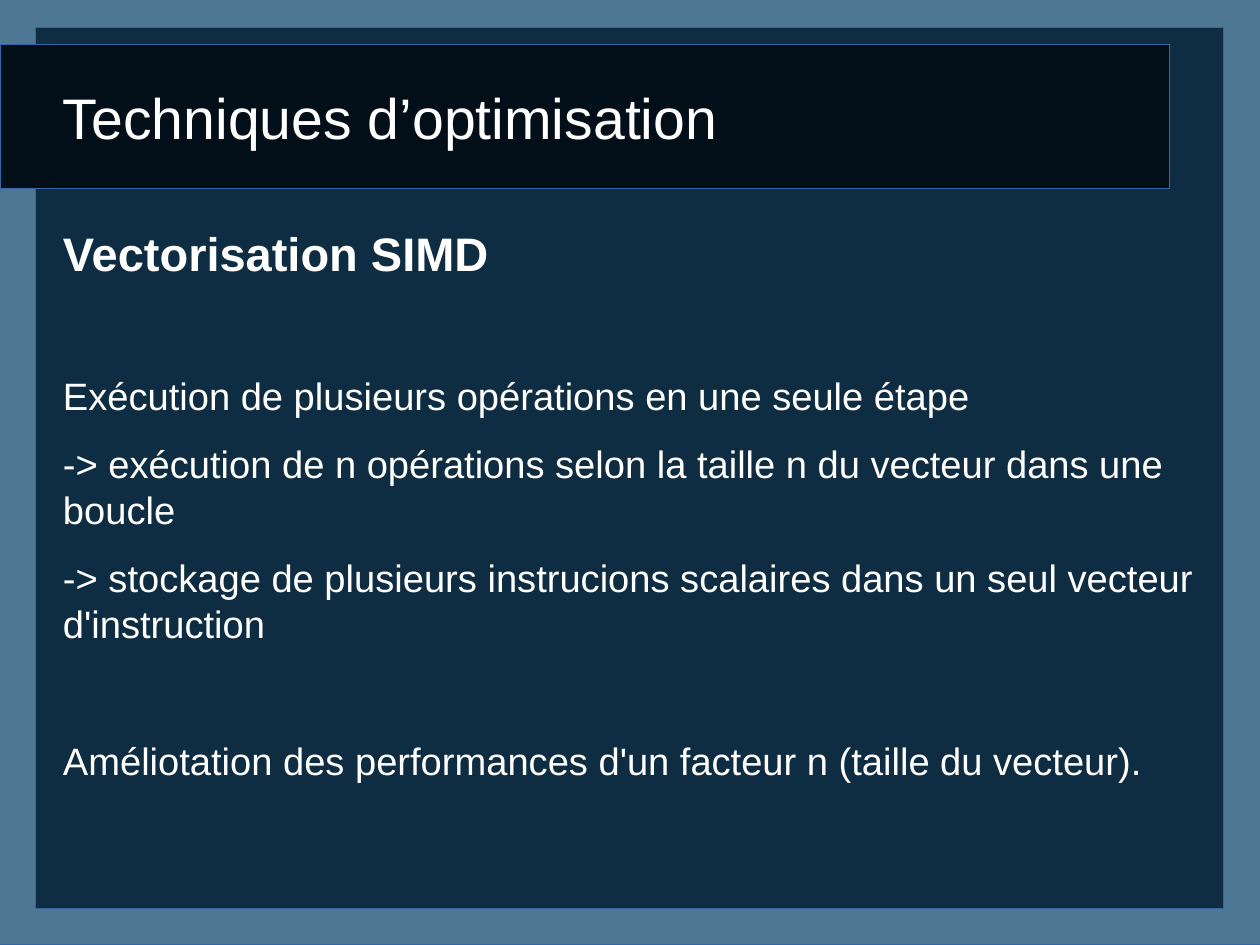
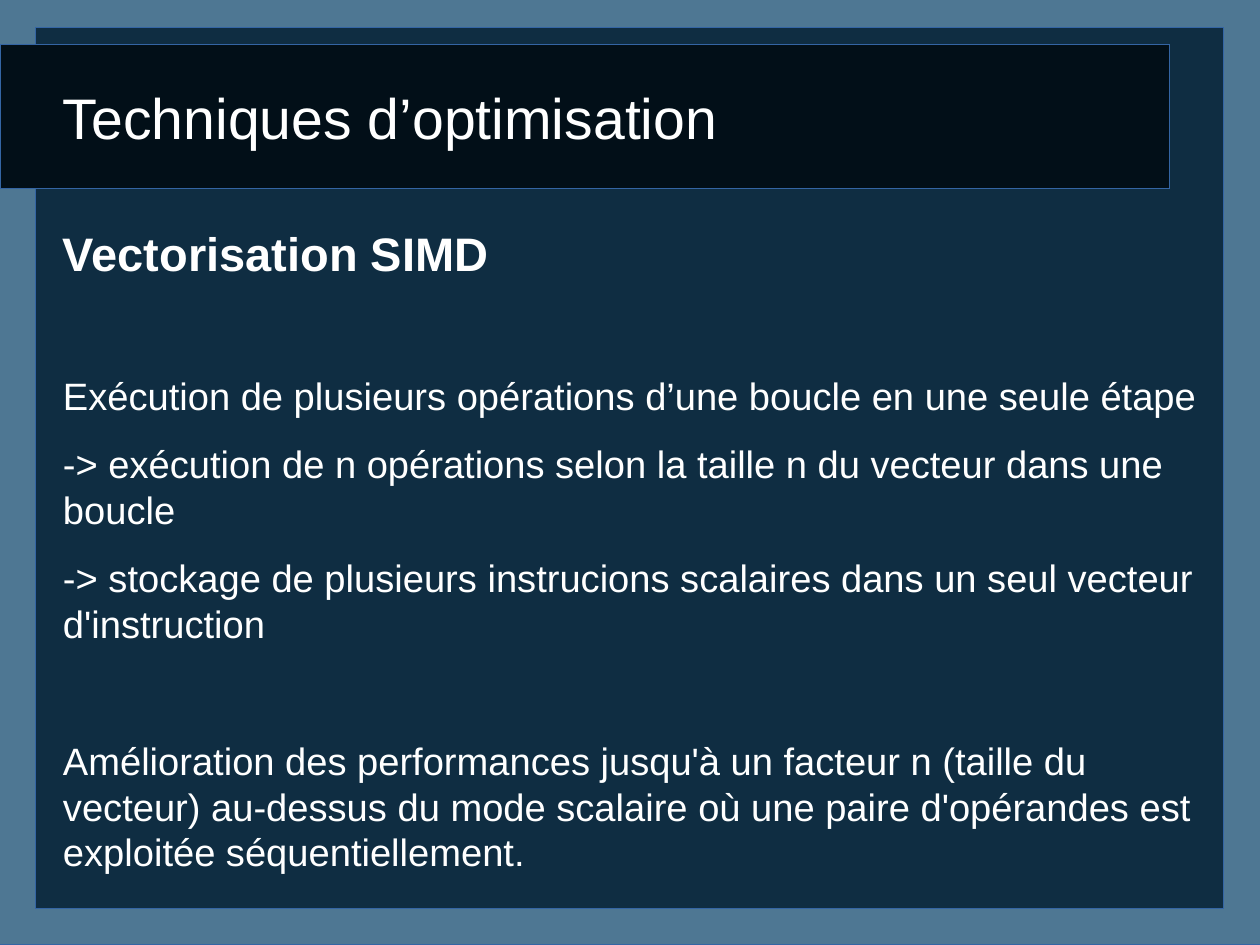
Before and after one commit to caswitch/recherche-et-doc-s4, a slide deck: slide 2 of Diapo2.odp. Drawn at 1260x945 pixels with LibreOffice and Linux fonts; fonts in the diff are those of the drawing. Boxes give left, top, right and bottom in pixels: in the first picture for what was removed or moved away, otherwise in the second. Text is boxed around its words. In the diff, an @@ line names an element or a change of style, - is before the commit and + after.

Commit message:
Révision du fichier techniques

```diff
--- a/Diapo2.odp
+++ b/Diapo2.odp
@@ text at (63, 382, 1196, 418): text changed @@
-Exécution de plusieurs opérations en une seule étape
+Exécution de plusieurs opérations d’une boucle en une seule étape
@@ text at (63, 747, 1191, 874): text changed @@
-Améliotation des performances d'un facteur n (taille du vecteur).
+Amélioration des performances jusqu'à un facteur n (taille du vecteur) au-dessus du mode scalaire où une paire d'opérandes est exploitée séquentiellement.
```
Also in this commit, not shown: 1 other slide changed, 3 other files.
